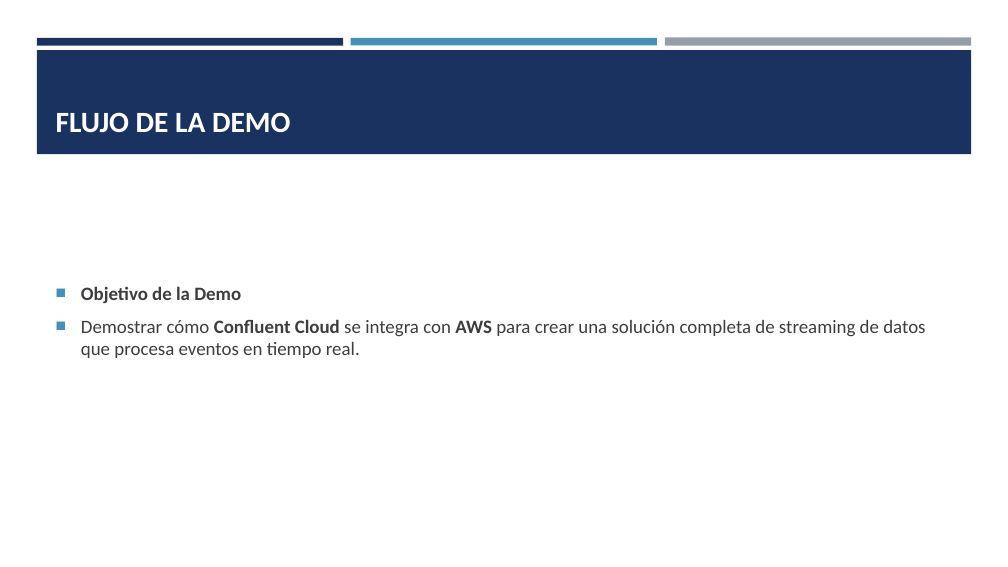
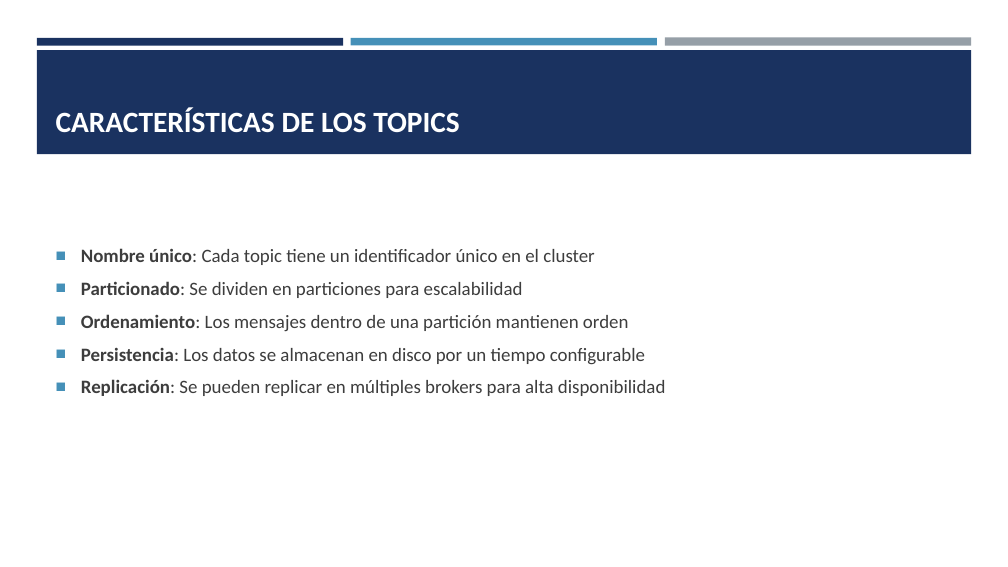
Before and after one commit to VictorSanchezS/AWS-Confluent, a slide deck: slide 5 of Confluent cloud - aws.pptx. Drawn at 1008x567 pixels with LibreOffice and Linux fonts; fonts in the diff are those of the drawing. Boxes give left, top, right and bottom in pixels: in the first picture for what was removed or moved away, otherwise in the second. Text is boxed around its words. In the diff, an @@ line names an element or a change of style, - is before the commit and + after.

Commit message:
aws-to-start-demo

```diff
--- a/Confluent cloud - aws.pptx
+++ b/Confluent cloud - aws.pptx
@@ title at bbox=[56, 107, 459, 133]: text changed @@
-FLUJO DE LA DEMO
+CARACTERÍSTICAS DE LOS TOPICS
@@ text at bbox=[81, 248, 666, 396]: text changed @@
-■ Objetivo de la Demo
-■ Demostrar cómo Confluent Cloud se integra con AWS para crear una solución completa de streaming de datos que procesa eventos en tiempo real.
+■ Nombre único: Cada topic tiene un identificador único en el cluster
+■ Particionado: Se dividen en particiones para escalabilidad
+■ Ordenamiento: Los mensajes dentro de una partición mantienen orden
+■ Persistencia: Los datos se almacenan en disco por un tiempo configurable
+■ Replicación: Se pueden replicar en múltiples brokers para alta disponibilidad
```
Also in this commit, not shown: 3 other slides changed, 3 slides added, 1 other file.
